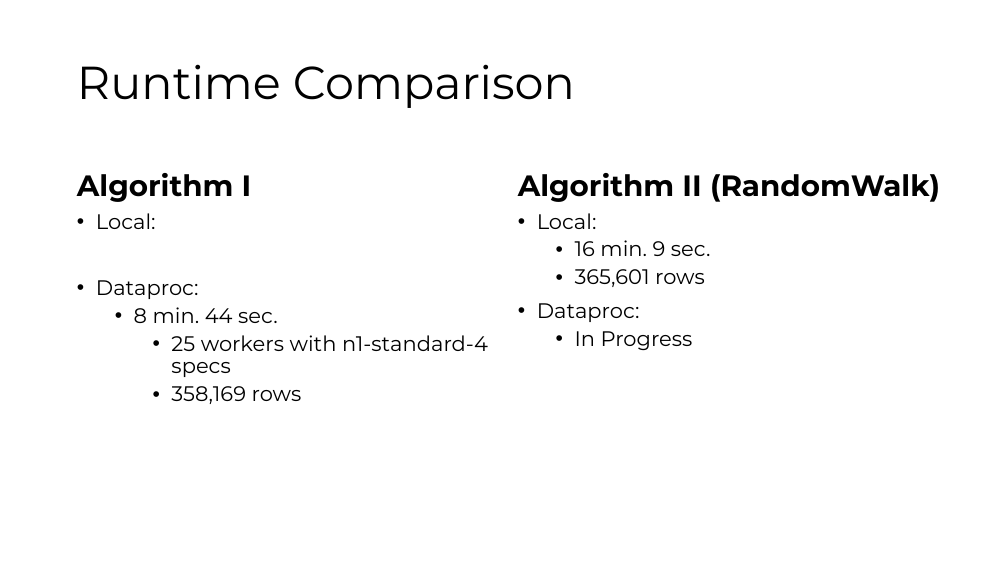
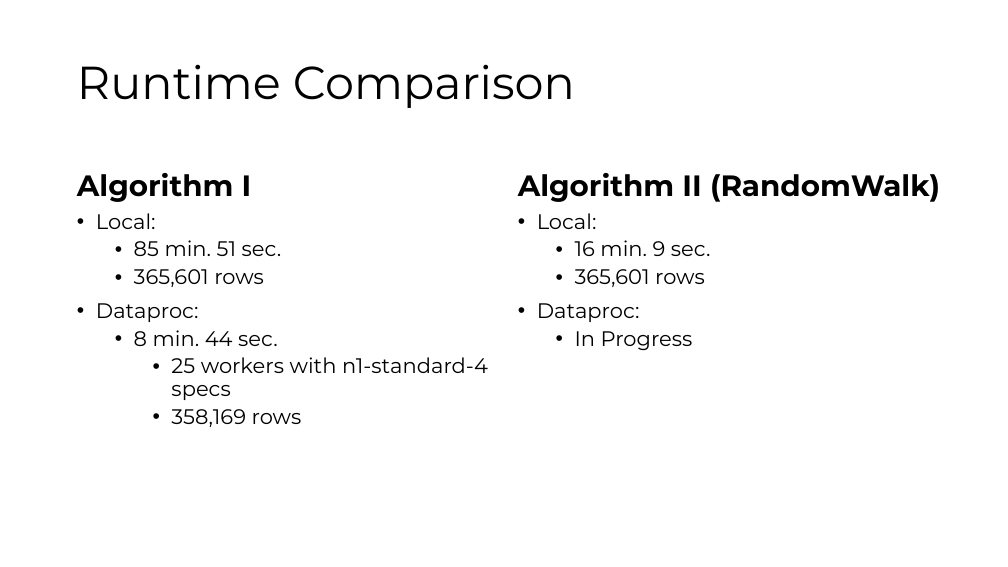
Before and after one commit to ibhojwani/seip_big_data, a slide deck: slide 15 of Presentation.pptx (slide 14 before the commit). Drawn at 1008x567 pixels with LibreOffice and Linux fonts; fonts in the diff are those of the drawing. Boxes give left, top, right and bottom in pixels: in the first picture for what was removed or moved away, otherwise in the second. Text is boxed around its words. In the diff, an @@ line names an element or a change of style, - is before the commit and + after.

```diff
--- a/Presentation.pptx
+++ b/Presentation.pptx
@@ text at [134,240,282,287]: paragraphs added @@
+  • 85 min. 51 sec.
+  • 365,601 rows
```
Also in this commit, not shown: 1 other slide changed, 1 slide added, 1 other file.
